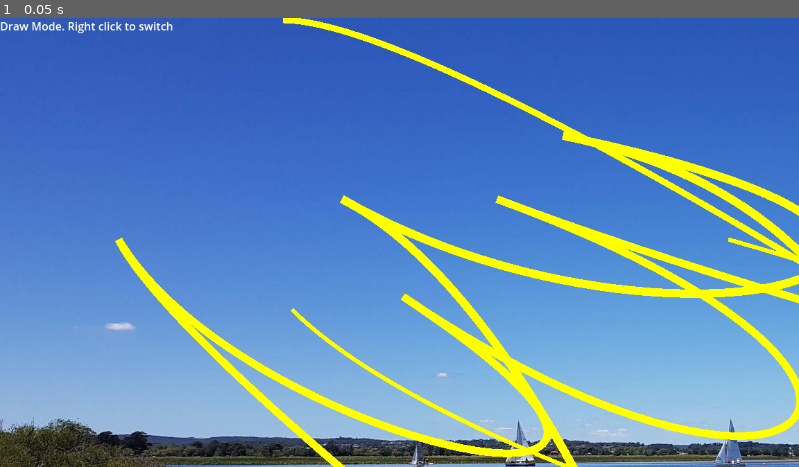
Above: before the commit, frame 1.
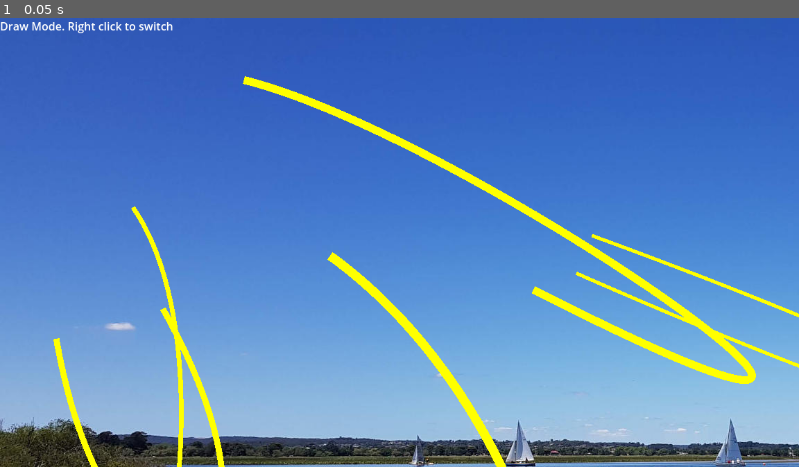
Above: after the commit, the same moment.

Repository: Herodegon/Piqtronics_TriangleGameJam2025
Game: Godot game, scene res://scenes/minigames/drunkman/drunkman.tscn
Two runs of this game, one before a commit and one after it. Both use one fixed random seed, a clock stepped at 60 frames per second and the inputs below. The project has no main scene, so this scene is started directly.
Inputs:
- Up to frame 1 (0.05 s): no input

The runs differ from the first frame. In frame 1, 12% of the frame differs, in the area x 6-100%, y 0-100%.

Commit message:
double point piss curves don't work either

Diff:
--- a/the_lords_work/scripts/minigames/drunkman/drunkman.gd
+++ b/the_lords_work/scripts/minigames/drunkman/drunkman.gd
@@ -17,9 +17,50 @@
 var current_mode = mode.draw
 var piss_material
 
+func generate_piss_curve(top_left, bottom_right, max_piss_length, max_control_radius):
+	var p1 = Vector2(randf_range(top_left.x, bottom_right.x), randf_range(top_left.y, bottom_right.y))
+	var cord_angle = randf() * PI
+	while cord_angle == 0:
+		cord_angle = randf() * PI
+	var p2 = p1 + Vector2.from_angle(cord_angle) * randf_range(5, max_piss_length)
+
+	var is_going_right = cord_angle < PI / 2
+	var i_angle
+	var o_angle
+	if is_going_right:
+		# Generate a random angle between -PI/2 and PI/2
+		i_angle = randf_range(-PI / 2, PI / 2)
+		# Generate a random angle between PI/2 and 3PI/2
+		o_angle = randf_range(PI / 2, 3 * PI / 2)
+	else:
+		i_angle = randf_range(PI / 2, 3 * PI / 2)
+		o_angle = randf_range(-PI / 2, PI / 2)
+
+	var out_point = p1 + Vector2.from_angle(i_angle) * randf_range(0, max_control_radius)
+	var in_point = p2 + Vector2.from_angle(o_angle) * randf_range(0, max_control_radius)
+
+	var curve = Curve2D.new()
+	curve.add_point(p1, Vector2(0,0), out_point)
+	curve.add_point(p2, in_point)
+	return curve
+
+
+
+
+
+
+
 func generate_piss(num_lines):
 	for i in range(num_lines):
-		draw_piss(5, 1, randi() % 10 + 5)
+		var curve: Curve2D = generate_piss_curve(Vector2(0, 0), $SubViewportContainer/SubViewport.size / 2, 550, 3)
+		curve.bake_interval = 0.1
+		var line = Line2D.new()
+		line.material = piss_material
+		line.default_color = Color.YELLOW
+		line.width = randf() * 10 + 5
+		var points = curve.get_baked_points()
+		line.points = points
+		$SubViewportContainer/SubViewport.add_child(line)
 
 func draw_piss(num_bezier_points, bake_interval, piss_width):
 	var line = Line2D.new()
